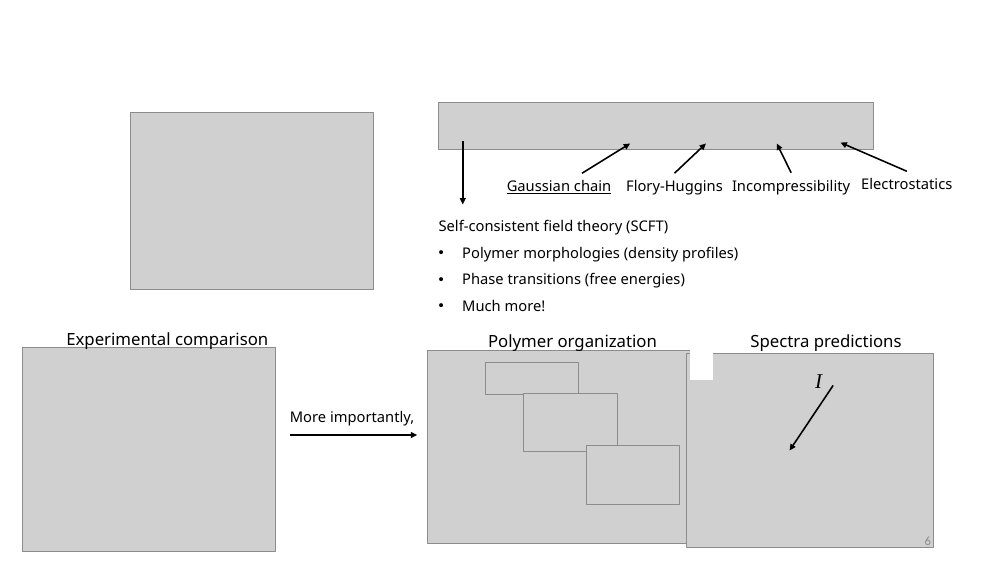
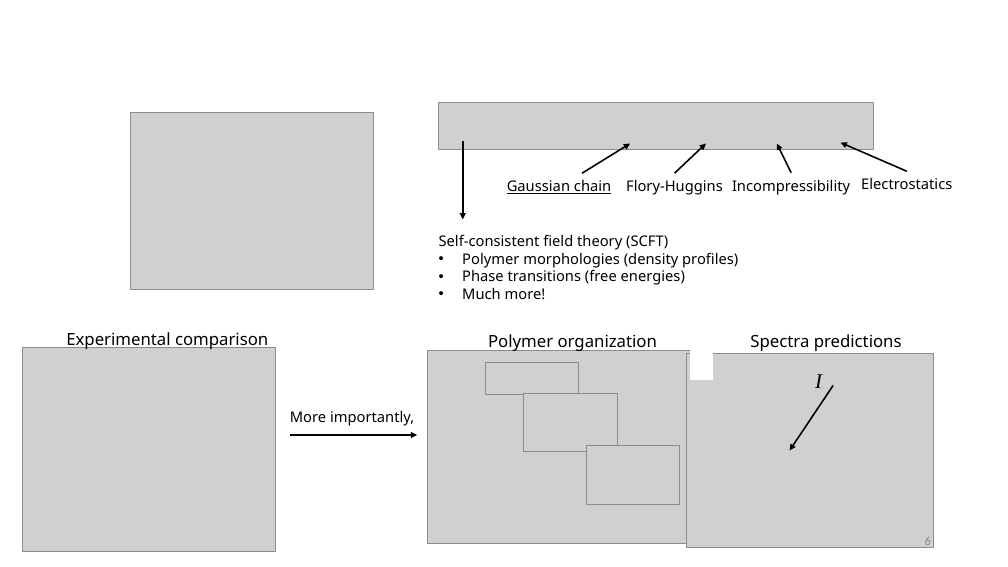
Before and after one commit to tyokokur/presentations, a slide deck: slide 6 of 20230427 CBE Student Colloquium.pptx. Drawn at 1008x567 pixels with LibreOffice and Linux fonts; fonts in the diff are those of the drawing; grey boxes stand for pictures; background and template pictures are left out. Boxes give left, top, right and bottom in pixels: in the first picture for what was removed or moved away, otherwise in the second. Text is boxed around its words. In the diff, an @@ line names an element or a change of style, - is before the commit and + after.

```diff
--- a/20230427 CBE Student Colloquium.pptx
+++ b/20230427 CBE Student Colloquium.pptx
@@ arrow moved from (463, 141) - (463, 204) to (463, 141) - (463, 219) @@
@@ text "Self-consistent field theory (SCFT)": place and size @@
-text "Self-consistent field theory (SCFT)" at (439,219,738,311)
+text "Self-consistent field theory (SCFT)" at (439,234,738,299)
@@ text at (462,252,738,299): line spacing 1.5 to 1 @@
```
Also in this commit, not shown: 4 other slides changed.
